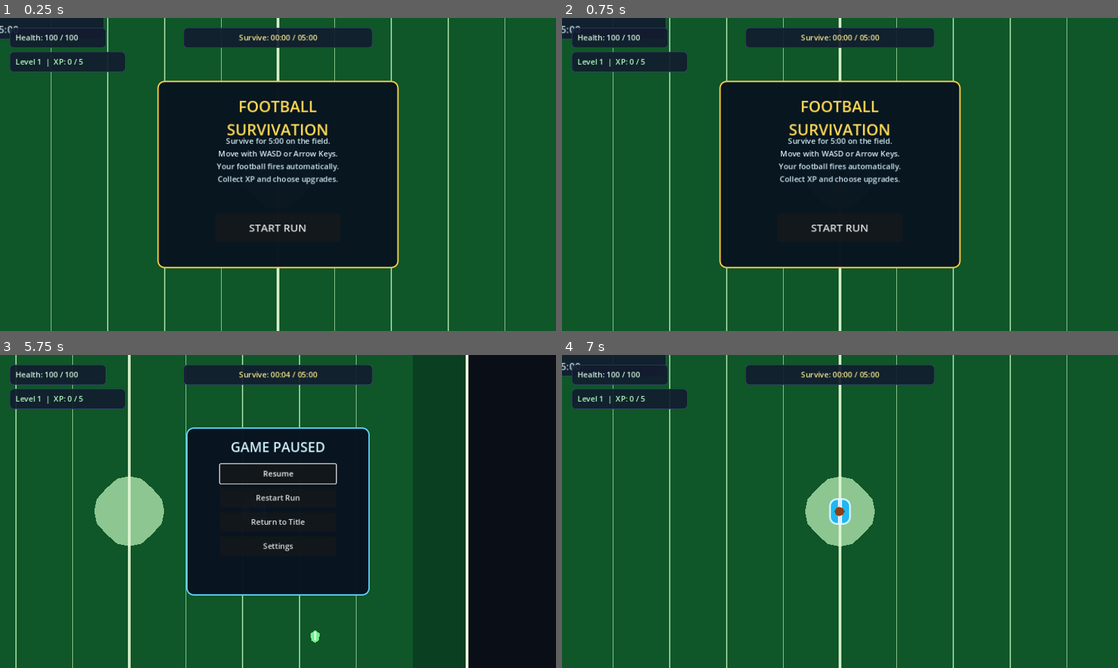
Above: before the commit, frames 1-4 (two rows, left to right).
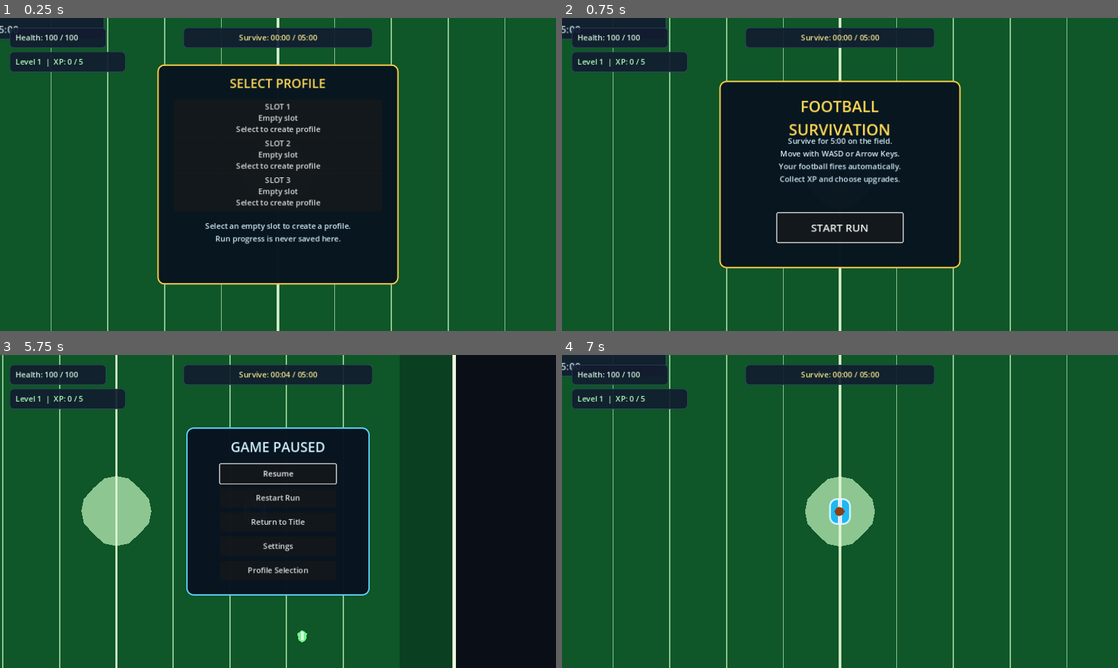
Above: after the commit, the same moments.

Repository: bulmaspanties/Football-Survivation
Game: Godot game, scene res://scenes/Main.tscn
The game is run twice, just before and just after one commit, with the same random seed, the same clock (stepped at 60 frames per second) and the same inputs.
Inputs (mouse positions are in pixels of both pictures, inside the frame that each line leads up to):
- Up to frame 1 (0.25 s): no input
- Up to frame 2 (0.75 s): click (840, 118) at 0.5 s, where only the run after the commit has a clickable "SLOT 1 Empty slot Select to c…"
- Up to frame 3 (5.75 s): click "START RUN" at 1.25 s; tap Enter at 2 s; hold D (move_right) 2.03-2.78 s; hold S (move_down) 2.78-3.53 s; hold D (move_right) 3.53-4.28 s; hold W (move_up) 4.28-5.03 s; hold A (move_left) from 5.03 s (still down); tap Escape (pause_game) at 5.65 s
- Up to frame 4 (7 s): release A (move_left) at 5.75 s; click "Return to Title" at 5.75 s; click "START RUN" at 6.5 s

The runs differ from the first frame. In frame 1, 8.3% of the frame differs, in the area x 28-72%, y 14-86%; in frame 2, 0.2%; in frame 3, 6.7%; in frame 4, nothing differs.

Commit message:
Fix pause processing and add profiles
Co-authored-by: Copilot App <223556219+Copilot@users.noreply.github.com>

Diff:
--- a/project.godot
+++ b/project.godot
@@ -11,6 +11,7 @@
 [autoload]
 
 SettingsManager="*res://scripts/settings_manager.gd"
+ProfileManager="*res://scripts/profile_manager.gd"
 
 [display]
 
--- a/scenes/Main.tscn
+++ b/scenes/Main.tscn
@@ -8,6 +8,7 @@
 [ext_resource type="PackedScene" path="res://scenes/Coach.tscn" id="8_coach"]
 [ext_resource type="Script" path="res://scripts/enemy_spawner.gd" id="3_spawner"]
 [ext_resource type="Script" path="res://scripts/main.gd" id="4_main"]
+[ext_resource type="Script" path="res://scripts/pause_input.gd" id="9_pause_input"]
 
 [sub_resource type="RectangleShape2D" id="RectangleShape2D_horizontal"]
 size = Vector2(1120, 24)
@@ -100,8 +101,11 @@
 corner_radius_bottom_left = 12
 
 [node name="Main" type="Node2D"]
-process_mode = 3
 script = ExtResource("4_main")
+
+[node name="PauseInput" type="Node" parent="."]
+process_mode = 3
+script = ExtResource("9_pause_input")
 
 [node name="Arena" type="Node2D" parent="."]
 
@@ -263,6 +267,59 @@
 theme_override_font_sizes/font_size = 22
 text = "START RUN"
 
+[node name="ProfilePanel" type="Panel" parent="HUD"]
+process_mode = 3
+offset_left = 326.0
+offset_top = 96.0
+offset_right = 826.0
+offset_bottom = 552.0
+mouse_filter = 1
+theme_override_styles/panel = SubResource("StyleBoxFlat_title")
+
+[node name="Title" type="Label" parent="HUD/ProfilePanel"]
+offset_left = 24.0
+offset_top = 20.0
+offset_right = 476.0
+offset_bottom = 58.0
+theme_override_colors/font_color = Color(1, 0.86, 0.34, 1)
+theme_override_font_sizes/font_size = 26
+text = "SELECT PROFILE"
+horizontal_alignment = 1
+
+[node name="Slot1" type="Button" parent="HUD/ProfilePanel"]
+offset_left = 34.0
+offset_top = 72.0
+offset_right = 466.0
+offset_bottom = 138.0
+process_mode = 3
+text = "SLOT 1"
+
+[node name="Slot2" type="Button" parent="HUD/ProfilePanel"]
+offset_left = 34.0
+offset_top = 148.0
+offset_right = 466.0
+offset_bottom = 214.0
+process_mode = 3
+text = "SLOT 2"
+
+[node name="Slot3" type="Button" parent="HUD/ProfilePanel"]
+offset_left = 34.0
+offset_top = 224.0
+offset_right = 466.0
+offset_bottom = 290.0
+process_mode = 3
+text = "SLOT 3"
+
+[node name="Hint" type="Label" parent="HUD/ProfilePanel"]
+offset_left = 34.0
+offset_top = 316.0
+offset_right = 466.0
+offset_bottom = 382.0
+theme_override_colors/font_color = Color(0.82, 0.92, 0.96, 1)
+text = "Select an empty slot to create a profile.\nRun progress is never saved here."
+horizontal_alignment = 1
+vertical_alignment = 1
+
 [node name="HealthPanel" type="Panel" parent="HUD"]
 offset_left = 20.0
 offset_top = 20.0
@@ -455,6 +512,14 @@
 process_mode = 3
 text = "Return to Title"
 
+[node name="ProfileButton" type="Button" parent="HUD/PausePanel"]
+offset_left = 70.0
+offset_top = 276.0
+offset_right = 310.0
+offset_bottom = 316.0
+process_mode = 3
+text = "Profile Selection"
+
 [node name="SettingsButton" type="Button" parent="HUD/PausePanel"]
 offset_left = 70.0
 offset_top = 226.0
--- a/scripts/main.gd
+++ b/scripts/main.gd
@@ -18,6 +18,7 @@
 @onready var victory_panel: Panel = $HUD/VictoryPanel
 @onready var enemy_spawner: EnemySpawner = $EnemySpawner
 @onready var title_panel: Panel = $HUD/TitlePanel
+@onready var profile_panel: Panel = $HUD/ProfilePanel
 @onready var pause_panel: Panel = $HUD/PausePanel
 @onready var settings_panel: Panel = $HUD/SettingsPanel
 @onready var volume_slider: HSlider = $HUD/SettingsPanel/VolumeSlider
@@ -49,11 +50,15 @@
 	player.level_up.connect(_on_player_level_up)
 	player.died.connect(_on_player_died)
 	$HUD/TitlePanel/StartButton.pressed.connect(_start_run)
+	$HUD/ProfilePanel/Slot1.pressed.connect(_select_profile.bind(0))
+	$HUD/ProfilePanel/Slot2.pressed.connect(_select_profile.bind(1))
+	$HUD/ProfilePanel/Slot3.pressed.connect(_select_profile.bind(2))
 	$HUD/GameOverPanel/RestartButton.pressed.connect(_restart_run)
 	$HUD/VictoryPanel/RestartButton.pressed.connect(_restart_run)
 	$HUD/PausePanel/ResumeButton.pressed.connect(_resume_run)
 	$HUD/PausePanel/RestartButton.pressed.connect(_restart_run)
 	$HUD/PausePanel/TitleButton.pressed.connect(_return_to_title)
+	$HUD/PausePanel/ProfileButton.pressed.connect(_return_to_profiles)
 	$HUD/PausePanel/SettingsButton.pressed.connect(_open_settings)
 	$HUD/SettingsPanel/BackButton.pressed.connect(_close_settings)
 	$HUD/SettingsPanel/ResetButton.pressed.connect(_reset_settings)
@@ -62,6 +67,9 @@
 	fullscreen_check.toggled.connect(_on_fullscreen_toggled)
 	SettingsManager.settings_changed.connect(_sync_settings_controls)
 	_sync_settings_controls()
+	_refresh_profile_buttons()
+	profile_panel.visible = ProfileManager.profile_selection_requested or ProfileManager.selected_slot < 0
+	title_panel.visible = not profile_panel.visible
 	for index in upgrade_buttons.size():
 		upgrade_buttons[index].pressed.connect(_on_upgrade_selected.bind(index))
 	player.set_physics_process(false)
@@ -128,11 +136,7 @@
 	upgrade_panel.visible = false
 	get_tree().paused = false
 
-func _input(event: InputEvent) -> void:
-	if event.is_action_pressed("pause_game") and not event.is_echo():
-		_toggle_pause()
-
-func _toggle_pause() -> void:
+func _on_pause_requested() -> void:
 	if not run_started or run_finished or title_panel.visible or upgrade_panel.visible:
 		return
 	if settings_panel.visible:
@@ -185,6 +189,8 @@
 	run_finished = false
 	survival_time = 0.0
 	title_panel.visible = false
+	profile_panel.visible = false
+	ProfileManager.mark_played()
 	enemy_spawner.reset_run()
 	player.set_physics_process(true)
 	auto_weapon.set_process(true)
@@ -219,4 +225,25 @@
 
 func _return_to_title() -> void:
 	get_tree().paused = false
+	ProfileManager.profile_selection_requested = false
 	get_tree().reload_current_scene()
+
+func _return_to_profiles() -> void:
+	get_tree().paused = false
+	ProfileManager.profile_selection_requested = true
+	get_tree().reload_current_scene()
+
+func _select_profile(slot: int) -> void:
+	ProfileManager.select_slot(slot)
+	profile_panel.visible = false
+	title_panel.visible = true
+	$HUD/TitlePanel/StartButton.grab_focus()
+
+func _refresh_profile_buttons() -> void:
+	var buttons: Array[Button] = [
+		$HUD/ProfilePanel/Slot1,
+		$HUD/ProfilePanel/Slot2,
+		$HUD/ProfilePanel/Slot3,
+	]
+	for index in buttons.size():
+		buttons[index].text = "SLOT %d\n%s" % [index + 1, ProfileManager.profile_summary(index)]
--- /dev/null
+++ b/scripts/pause_input.gd
@@ -0,0 +1,7 @@
+extends Node
+
+func _input(event: InputEvent) -> void:
+	if event.is_action_pressed("pause_game") and not event.is_echo():
+		var main := get_parent()
+		if main.has_method("_on_pause_requested"):
+			main._on_pause_requested()
--- /dev/null
+++ b/scripts/profile_manager.gd
@@ -0,0 +1,77 @@
+extends Node
+
+const SLOT_COUNT := 3
+const PROFILE_PATH := "user://football_survivation_profiles.json"
+
+var selected_slot := -1
+var profile_selection_requested := true
+var profiles: Array[Dictionary] = []
+
+func _ready() -> void:
+	_load_profiles()
+
+func select_slot(slot: int) -> Dictionary:
+	if slot < 0 or slot >= SLOT_COUNT:
+		return {}
+	selected_slot = slot
+	profile_selection_requested = false
+	var profile := profiles[slot]
+	if profile.is_empty():
+		profile = _new_profile()
+		profiles[slot] = profile
+		_save_profiles()
+	return profile
+
+func mark_played() -> void:
+	if selected_slot < 0 or selected_slot >= SLOT_COUNT:
+		return
+	profiles[selected_slot]["last_played"] = Time.get_datetime_string_from_system()
+	_save_profiles()
+
+func profile_summary(slot: int) -> String:
+	if slot < 0 or slot >= SLOT_COUNT or profiles[slot].is_empty():
+		return "Empty slot\nSelect to create profile"
+	var profile := profiles[slot]
+	return "Created: %s\nLast played: %s\nCoins: %d" % [
+		profile.get("created", "Unknown"),
+		profile.get("last_played", "Never"),
+		int(profile.get("permanent_currency", 0)),
+	]
+
+func _new_profile() -> Dictionary:
+	var now := Time.get_datetime_string_from_system()
+	return {
+		"schema_version": 1,
+		"created": now,
+		"last_played": "Never",
+		"permanent_currency": 0,
+		"unlocks": [],
+	}
+
+func _load_profiles() -> void:
+	profiles.clear()
+	for index in SLOT_COUNT:
+		profiles.append({})
+	if not FileAccess.file_exists(PROFILE_PATH):
+		return
+	var file := FileAccess.open(PROFILE_PATH, FileAccess.READ)
+	if file == null:
+		push_error("Unable to open profile save file; using empty slots.")
+		return
+	var parsed = JSON.parse_string(file.get_as_text())
+	if not (parsed is Dictionary) or not (parsed.has("slots") and parsed["slots"] is Array):
+		push_error("Profile save is invalid; using empty slots.")
+		return
+	var slots: Array = parsed["slots"]
+	for index in min(slots.size(), SLOT_COUNT):
+		if slots[index] is Dictionary and int(slots[index].get("schema_version", 0)) == 1:
+			profiles[index] = slots[index]
+		else:
+			push_error("Profile slot %d is invalid; leaving it empty." % (index + 1))
+
+func _save_profiles() -> void:
+	var file := FileAccess.open(PROFILE_PATH, FileAccess.WRITE)
+	if file == null:
+		push_error("Unable to save profiles to %s." % PROFILE_PATH)
+		return
+	file.store_string(JSON.stringify({"schema_version": 1, "slots": profiles}))
Not shown: 1 places in scenes/Main.tscn that only renumber resources
Not shown, changed: README.md
